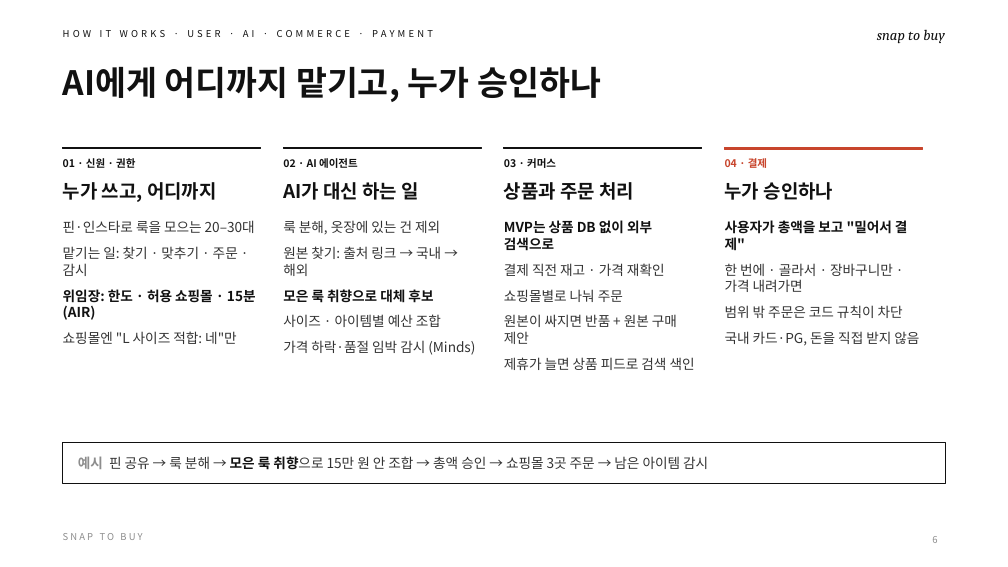
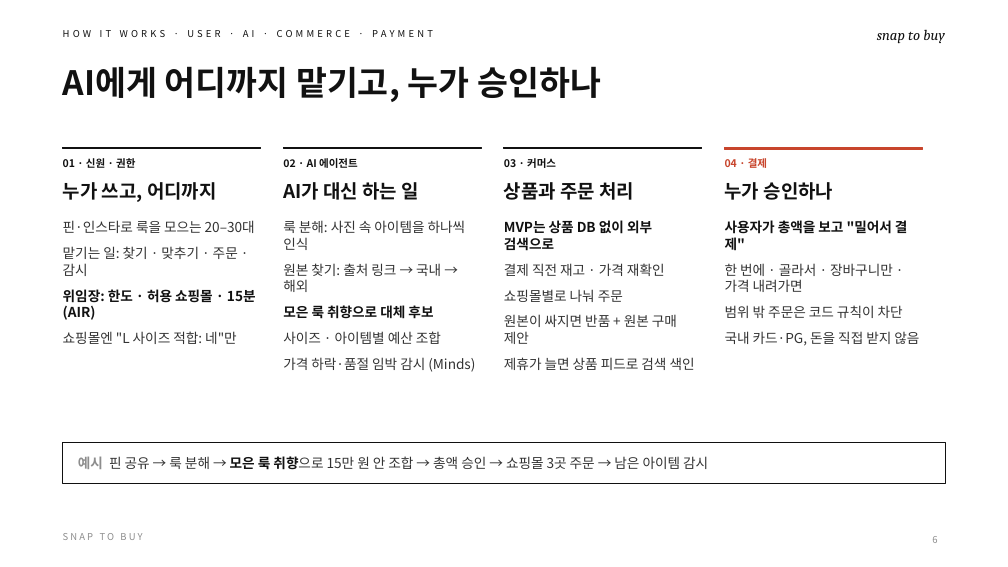
Before and after one commit to LEEbyeongchul/Future-Commerce-Challenge, a slide deck: slide 6 of slides/snap-to-buy_발표자료.pptx. Drawn at 1008x567 pixels with LibreOffice and Linux fonts; fonts in the diff are those of the drawing. Boxes give left, top, right and bottom in pixels: in the first picture for what was removed or moved away, otherwise in the second. Text is boxed around its words. In the diff, an @@ line names an element or a change of style, - is before the commit and + after.

```diff
--- a/slides/snap-to-buy_발표자료.pptx
+++ b/slides/snap-to-buy_발표자료.pptx
@@ text at box(283, 220, 466, 250): text changed @@
-룩 분해, 옷장에 있는 건 제외
+룩 분해: 사진 속 아이템을 하나씩 인식
```
Also in this commit, not shown: 1 other slide changed, 19 other files.
